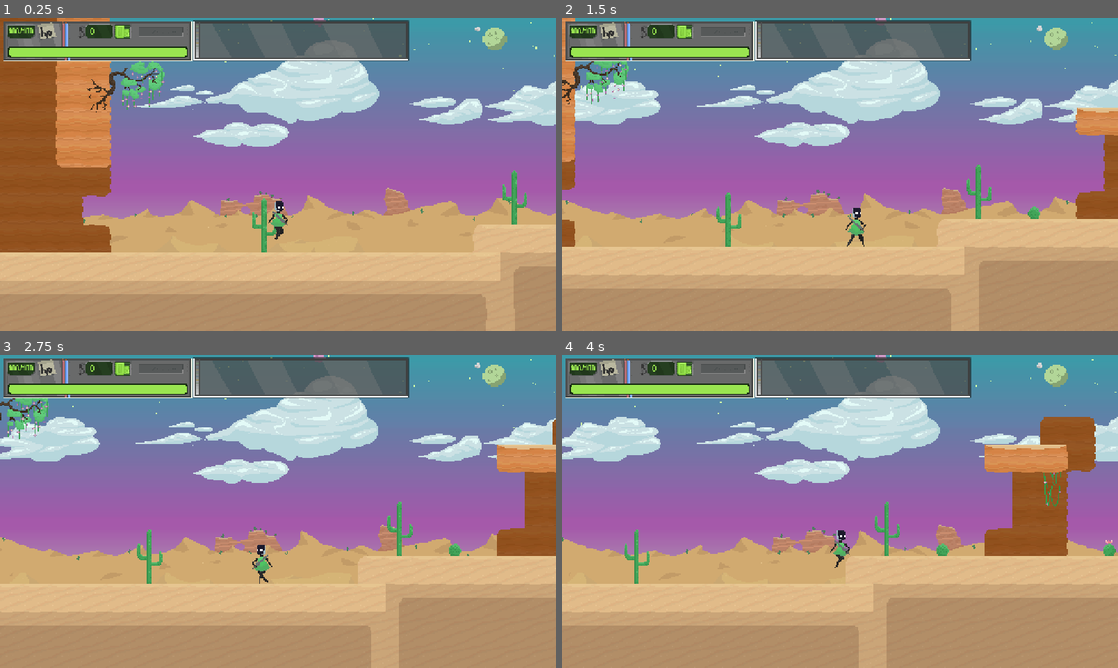
Above: before the commit, frames 1-4 (two rows, left to right).
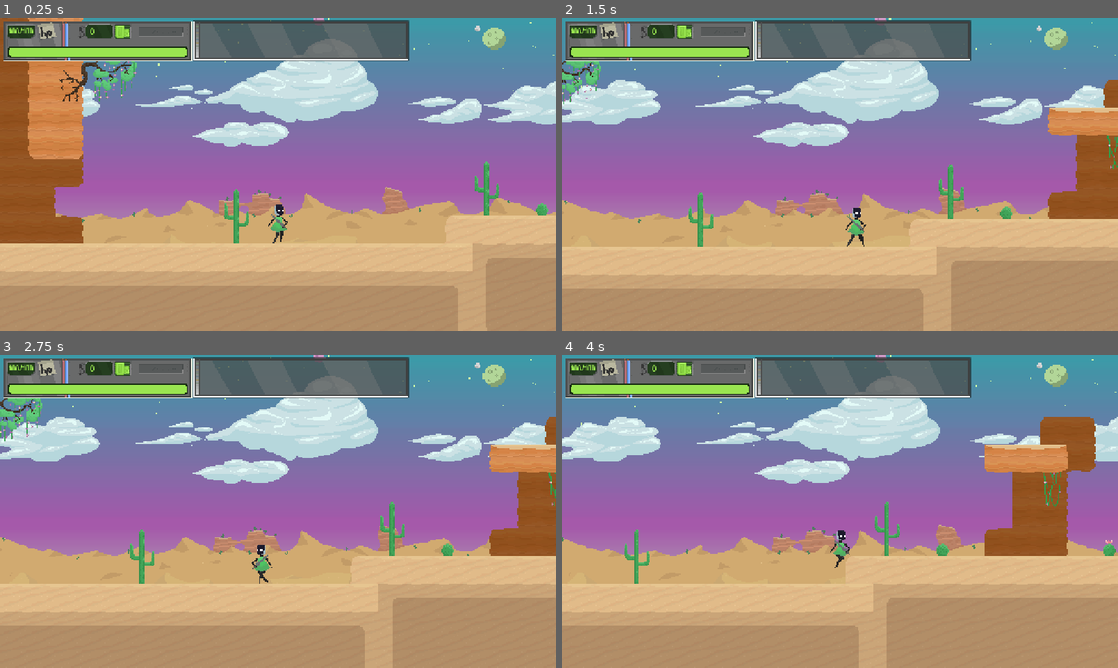
Above: after the commit, the same moments.

Repository: platworki/planet-runner
Game: Godot game, scene res://scenes/world.tscn
Same seed, same stepped clock (60 frames per second), same inputs: the game is played once before the commit and once after it. Sound files missing from this copy of the repository are replaced by a short silence.
Inputs (mouse positions are in pixels of both pictures, inside the frame that each line leads up to):
- Up to frame 1 (0.25 s): no input
- Up to frame 2 (1.5 s): move the mouse to (962, 158) at 0.52 s; hold E (pickup) 0.53-1.28 s; hold D (move_right) from 0.53 s (still down); click (962, 158) at 0.6 s; tap Space (jump) at 0.77 s; move the mouse to (728, 190) at 1.27 s; tap E (pickup) at 1.35 s
- Up to frame 3 (2.75 s): tap Space (jump) at 1.52 s; click (166, 527) at 1.55 s; move the mouse to (333, 442) at 2.02 s; release D (move_right) at 2.03 s; hold A (move_left) from 2.03 s (still down); hold E (pickup) from 2.03 s (still down); click (333, 442) at 2.1 s
- Up to frame 4 (4 s): move the mouse to (812, 574) at 2.77 s; release A (move_left) at 2.78 s; release E (pickup) at 2.78 s; hold D (move_right) from 2.78 s (still down); tap Shift (dash) at 2.85 s; tap Space (jump) at 3.02, 3.77 s; click (812, 574) at 3.05 s; move the mouse to (1006, 558) at 3.52 s; hold E (pickup) from 3.53 s (still down)

The runs differ from the first frame. In frame 1, 12% of the frame differs, in the area x 0-100%, y 0-100%; in frame 2, 6.3%; in frame 3, 2.7%; in frame 4, less than 0.1%.

Commit message:
1 day left

Diff:
--- a/scenes/enemies/fire_elemental.tscn
+++ b/scenes/enemies/fire_elemental.tscn
@@ -2,7 +2,7 @@
 
 [ext_resource type="Script" uid="uid://cwhqbl6psytrf" path="res://scripts/enemies/fire_elemental.gd" id="1_a737n"]
 [ext_resource type="Script" uid="uid://dpcthuo7kn7pi" path="res://scripts/take_dmg_from_enemy.gd" id="2_dm21t"]
-[ext_resource type="PackedScene" uid="uid://guec2ebes6xr" path="res://scenes/fireprojectile.tscn" id="2_fdp3n"]
+[ext_resource type="PackedScene" uid="uid://guec2ebes6xr" path="res://scenes/enemies/fireprojectile.tscn" id="2_fdp3n"]
 [ext_resource type="Texture2D" uid="uid://b48tp4jg53usg" path="res://assets/sprites/Enemies/Fire Elemental/get-hit-fireE-Sheet - Copy.png" id="4_fdp3n"]
 [ext_resource type="Texture2D" uid="uid://cn1pfl6fku223" path="res://assets/sprites/Enemies/Fire Elemental/death_fireE-Sheet.png" id="4_gsw22"]
 [ext_resource type="Texture2D" uid="uid://cc04sq7uhtbi8" path="res://assets/sprites/Enemies/Fire Elemental/melee-fireE-Sheet.png" id="5_a737n"]
--- a/scenes/enemies/snek.tscn
+++ b/scenes/enemies/snek.tscn
@@ -13,6 +13,10 @@
 [ext_resource type="Script" uid="uid://butw8fmubkqon" path="res://scripts/take_dmg_from_enemy_boss.gd" id="10_d127w"]
 [ext_resource type="Script" uid="uid://de2vaes4vterk" path="res://scripts/enemies/melee_damage_boss.gd" id="11_a6rat"]
 [ext_resource type="Script" uid="uid://dvvabkf61bxoj" path="res://scripts/enemies/parry_damage_boss.gd" id="12_uiupq"]
+[ext_resource type="AudioStream" uid="uid://bovgnooopwcgk" path="res://assets/sounds/Boss/parry.mp3" id="14_jq4mg"]
+[ext_resource type="AudioStream" uid="uid://d0mpx2nee6cfq" path="res://assets/sounds/Boss/portal.mp3" id="15_8iwby"]
+[ext_resource type="AudioStream" uid="uid://c165fwpuj01np" path="res://assets/sounds/Boss/fire1.wav" id="16_6cmwa"]
+[ext_resource type="AudioStream" uid="uid://d172pypwa26by" path="res://assets/sounds/shield_crack.wav" id="18_hudss"]
 
 [sub_resource type="AtlasTexture" id="AtlasTexture_b2odv"]
 atlas = ExtResource("3_37bjw")
@@ -805,6 +809,35 @@
 [node name="Invincibility" type="Timer" parent="."]
 wait_time = 0.1
 one_shot = true
+
+[node name="Audio" type="Node" parent="."]
+
+[node name="Parry" type="AudioStreamPlayer" parent="Audio"]
+stream = ExtResource("14_jq4mg")
+volume_db = -6.0
+max_polyphony = 5
+bus = &"SFX"
+
+[node name="Portal" type="AudioStreamPlayer" parent="Audio"]
+stream = ExtResource("15_8iwby")
+volume_db = -12.0
+pitch_scale = 1.1
+max_polyphony = 5
+bus = &"SFX"
+
+[node name="Melee" type="AudioStreamPlayer" parent="Audio"]
+stream = ExtResource("16_6cmwa")
+volume_db = -12.0
+pitch_scale = 0.6
+max_polyphony = 5
+bus = &"SFX"
+
+[node name="ShieldCrack" type="AudioStreamPlayer" parent="Audio"]
+stream = ExtResource("18_hudss")
+volume_db = -3.0
+pitch_scale = 0.65
+max_polyphony = 5
+bus = &"SFX"
 
 [connection signal="animation_finished" from="Position/AnimatedSprite2D" to="." method="_on_animated_sprite_2d_animation_finished"]
 [connection signal="frame_changed" from="Position/AnimatedSprite2D" to="." method="_on_animated_sprite_2d_frame_changed"]
--- a/scenes/enemies/spawner_cloud.tscn
+++ b/scenes/enemies/spawner_cloud.tscn
@@ -1,8 +1,10 @@
-[gd_scene load_steps=28 format=3 uid="uid://mavn8s3vlntc"]
+[gd_scene load_steps=30 format=3 uid="uid://mavn8s3vlntc"]
 
 [ext_resource type="Script" uid="uid://b7ceq4ajcq148" path="res://scripts/enemies/spawner_cloud.gd" id="1_aw1y2"]
 [ext_resource type="Texture2D" uid="uid://cjocjtl2q1l0f" path="res://assets/sprites/Enemies/Boss/spawner_cloud.png" id="1_bu0y8"]
 [ext_resource type="PackedScene" uid="uid://d2pltadfw4n3e" path="res://scenes/enemies/voidfireball.tscn" id="2_2upw4"]
+[ext_resource type="AudioStream" uid="uid://ctkl5xxmbgagl" path="res://assets/sounds/Fire Elemental/fireball.mp3" id="4_pcwum"]
+[ext_resource type="AudioStream" uid="uid://d0mpx2nee6cfq" path="res://assets/sounds/Boss/portal.mp3" id="5_8xqae"]
 
 [sub_resource type="AtlasTexture" id="AtlasTexture_aw1y2"]
 atlas = ExtResource("1_bu0y8")
@@ -192,4 +194,17 @@
 [node name="Muzzle" type="Marker2D" parent="."]
 position = Vector2(-2, -85)
 
+[node name="Fireball" type="AudioStreamPlayer" parent="."]
+stream = ExtResource("4_pcwum")
+volume_db = -12.0
+max_polyphony = 5
+bus = &"SFX"
+
+[node name="AppearPortal" type="AudioStreamPlayer" parent="."]
+stream = ExtResource("5_8xqae")
+volume_db = -16.0
+pitch_scale = 0.47
+max_polyphony = 5
+bus = &"SFX"
+
 [connection signal="animation_finished" from="AnimatedSprite2D" to="." method="_on_animated_sprite_2d_animation_finished"]
--- a/scenes/player.tscn
+++ b/scenes/player.tscn
@@ -15,6 +15,7 @@
 [ext_resource type="Texture2D" uid="uid://8ljsb2d3rlx3" path="res://assets/sprites/new-and-improved-LEGS-sheet.png" id="10_jej6c"]
 [ext_resource type="Texture2D" uid="uid://b50rjr1y6isk" path="res://assets/sprites/death_spritesheet_legs.png" id="11_f1ej7"]
 [ext_resource type="AudioStream" uid="uid://cpxg8mvfxkqgd" path="res://assets/sounds/BeepBox-Song.wav" id="15_a8ls1"]
+[ext_resource type="AudioStream" uid="uid://bdf0mt3r7aspc" path="res://assets/sounds/Boss/dragon-studio-lightning-spell-386163.mp3" id="16_fulsm"]
 [ext_resource type="AudioStream" uid="uid://d172pypwa26by" path="res://assets/sounds/shield_crack.wav" id="16_qfm1y"]
 
 [sub_resource type="RectangleShape2D" id="RectangleShape2D_tuyoq"]
@@ -1636,15 +1637,22 @@
 position = Vector2(0.875, -21.5025)
 shape = SubResource("RectangleShape2D_dqkch")
 
-[node name="Shield charge" type="AudioStreamPlayer" parent="."]
+[node name="ShieldCharge" type="AudioStreamPlayer" parent="."]
 stream = ExtResource("15_a8ls1")
 volume_db = -15.005
 max_polyphony = 2
 bus = &"SFX"
 
-[node name="Shield break" type="AudioStreamPlayer" parent="."]
+[node name="ShieldBreak" type="AudioStreamPlayer" parent="."]
 stream = ExtResource("16_qfm1y")
-volume_db = -2.0
+volume_db = -6.0
+max_polyphony = 2
+bus = &"SFX"
+
+[node name="Death" type="AudioStreamPlayer" parent="."]
+stream = ExtResource("16_fulsm")
+volume_db = -14.0
+pitch_scale = 0.7
 max_polyphony = 2
 bus = &"SFX"
 
--- a/scenes/ui/UI.tscn
+++ b/scenes/ui/UI.tscn
@@ -1,14 +1,16 @@
-[gd_scene load_steps=9 format=3 uid="uid://c4wwtt3b6puos"]
+[gd_scene load_steps=13 format=3 uid="uid://c4wwtt3b6puos"]
 
 [ext_resource type="Script" uid="uid://cmt1auyogqsqv" path="res://scripts/ui/ui.gd" id="1_d2gw2"]
 [ext_resource type="FontFile" uid="uid://clisj16mb204t" path="res://assets/sprites/Fonts/windows-bold[1].ttf" id="2_dqg8s"]
 [ext_resource type="Texture2D" uid="uid://cjhn8uldh2j6n" path="res://assets/sprites/hp_bar.png" id="2_nnfdp"]
 [ext_resource type="Texture2D" uid="uid://baprf03dqj8d3" path="res://assets/sprites/hp_progress_bar.png" id="3_s64wo"]
 [ext_resource type="Texture2D" uid="uid://5yyuj5ey0fsp" path="res://assets/sprites/item_background.png" id="4_s64wo"]
+[ext_resource type="Texture2D" uid="uid://lvbfe7jh668" path="res://assets/sprites/Enemies/Boss/boss1_hp_bar.png" id="6_j3nm3"]
+[ext_resource type="Texture2D" uid="uid://hu2lli0f4tgj" path="res://assets/sprites/Enemies/Boss/boss1_hp_pink_stuff.png" id="7_p6rkd"]
 
 [sub_resource type="FontVariation" id="FontVariation_tnv4l"]
 base_font = ExtResource("2_dqg8s")
-variation_transform = Transform2D(1, 0, 0, 0.99, 0, 0)
+variation_transform = Transform2D(1, 0, 0, 0.96, 0, 0)
 
 [sub_resource type="LabelSettings" id="LabelSettings_s64wo"]
 font = SubResource("FontVariation_tnv4l")
@@ -20,6 +22,19 @@
 font_size = 19
 font_color = Color(0.6, 0.8980392, 0.3137255, 1)
 
+[sub_resource type="FontVariation" id="FontVariation_j3nm3"]
+base_font = ExtResource("2_dqg8s")
+variation_transform = Transform2D(1, 0, 0, 0.96, 0, 0)
+spacing_glyph = 1
+
+[sub_resource type="LabelSettings" id="LabelSettings_dqg8s"]
+font = SubResource("FontVariation_j3nm3")
+font_size = 21
+font_color = Color(0.92286307, 0.6066588, 0.82015365, 1)
+outline_size = 2
+outline_color = Color(0.047058824, 0, 0, 1)
+shadow_size = 0
+
 [node name="UI" type="CanvasLayer"]
 script = ExtResource("1_d2gw2")
 
@@ -30,6 +45,7 @@
 anchor_bottom = 1.0
 grow_horizontal = 2
 grow_vertical = 2
+mouse_filter = 2
 metadata/_edit_use_anchors_ = true
 
 [node name="HPcontainer" type="Control" parent="UIcontainer"]
@@ -39,6 +55,7 @@
 offset_right = 521.0
 offset_bottom = 119.0
 size_flags_vertical = 3
+mouse_filter = 2
 
 [node name="HPlabel" type="Label" parent="UIcontainer/HPcontainer"]
 z_index = 1
@@ -56,7 +73,6 @@
 horizontal_alignment = 1
 justification_flags = 171
 text_direction = 1
-metadata/_edit_use_anchors_ = true
 
 [node name="CurrencyLabel" type="Label" parent="UIcontainer/HPcontainer"]
 z_index = 1
@@ -84,6 +100,7 @@
 offset_top = 5.0
 offset_right = 941.7079
 offset_bottom = 99.0
+mouse_filter = 2
 
 [node name="TextureRect" type="TextureRect" parent="UIcontainer/ItemBar"]
 layout_mode = 2
@@ -100,3 +117,49 @@
 theme_override_constants/h_separation = 3
 theme_override_constants/v_separation = 3
 columns = 17
+
+[node name="BossContainer" type="Control" parent="UIcontainer"]
+custom_minimum_size = Vector2(1236, 105)
+layout_mode = 1
+anchors_preset = 7
+anchor_left = 0.5
+anchor_top = 1.0
+anchor_right = 0.5
+anchor_bottom = 1.0
+offset_left = -618.0
+offset_top = -105.0
+offset_right = 618.0
+grow_horizontal = 2
+grow_vertical = 0
+
+[node name="BossHPLabel" type="Label" parent="UIcontainer/BossContainer"]
+self_modulate = Color(1, 1, 1, 0)
+z_index = 1
+layout_mode = 1
+anchors_preset = -1
+anchor_left = 0.0578125
+anchor_right = 0.17890625
+offset_left = -0.00025177002
+offset_top = 19.715
+offset_right = -0.0002593994
+offset_bottom = 48.714977
+text = "90/100"
+label_settings = SubResource("LabelSettings_dqg8s")
+horizontal_alignment = 1
+justification_flags = 171
+text_direction = 1
+metadata/_edit_use_anchors_ = true
+
+[node name="BossHealthBar" type="TextureProgressBar" parent="UIcontainer/BossContainer"]
+custom_minimum_size = Vector2(0, 105)
+layout_mode = 1
+anchors_preset = 10
+anchor_right = 1.0
+offset_bottom = 105.0
+grow_horizontal = 2
+mouse_filter = 2
+step = 0.1
+value = 100.0
+nine_patch_stretch = true
+texture_under = ExtResource("6_j3nm3")
+texture_progress = ExtResource("7_p6rkd")
--- a/scenes/world.tscn
+++ b/scenes/world.tscn
@@ -1160,7 +1160,7 @@
 unique_name_in_owner = true
 physics_interpolation_mode = 1
 z_index = 6
-position = Vector2(4992, -64)
+position = Vector2(5024, -32)
 platform_on_leave = 1
 safe_margin = 0.01
 
@@ -1303,7 +1303,7 @@
 position = Vector2(5792, -192)
 
 [node name="RangedSpawnPoint16" type="Marker2D" parent="BossArena/CloudSpawnPoints" groups=["BossPSpawn"]]
-position = Vector2(5376, -192)
+position = Vector2(5408, -192)
 
 [node name="RangedSpawnPoint17" type="Marker2D" parent="BossArena/CloudSpawnPoints" groups=["BossPSpawn"]]
 position = Vector2(5568, -64)
--- a/scripts/boss_arena_manager.gd
+++ b/scripts/boss_arena_manager.gd
@@ -27,6 +27,7 @@
 
 		# IF BOSS IS NOT STARTED: Start sequence
 		if not is_active:
+			player.z_index = 14
 			start_boss_sequence()
 
 func start_boss_sequence() -> void:
@@ -43,14 +44,20 @@
 	invisible_wall.set_deferred("disabled", false)
 	spawn_boss()
 
-
+# Inside boss_arena_manager.gd
 func spawn_boss() -> void:
 	var boss = boss_scene.instantiate()
 	boss.global_position = left_arena_boundary.global_position + Vector2(300, 0)
-	# Connect the death signal so the door knows when to open
 	boss.boss_died.connect(_on_boss_defeated)
+	# Get the UI and register the boss
+	# Adjust this path depending on where your UI node lives
+	var ui = get_tree().get_first_node_in_group("UI")
+	if ui:
+		ui.register_boss(boss)
 
+	await get_tree().create_timer(2.0).timeout
 	get_parent().get_parent().add_child(boss)
+
 
 func _on_boss_defeated() -> void:
 	boss_defeated = true
--- a/scripts/enemies/boss.gd
+++ b/scripts/enemies/boss.gd
@@ -12,7 +12,7 @@
 	DISAPPEARING
 }
 
-const MAX_HEALTH = 400
+const MAX_HEALTH = 500
 var HEALTH = MAX_HEALTH
 var DAMAGE = 15
 var MELEE_DAMAGE = 30
@@ -21,18 +21,23 @@
 var current_state = State.HIDDEN
 var is_boss = true # For reality eraser immunity
 var is_invincible = false
+var is_player_dead = false
 
 @onready var position_node: Node2D = $Position
-@onready var body_hitbox_area: Area2D = $Position/BodyHitboxArea
 @onready var main_hitbox: CollisionShape2D = $Position/BodyHitboxArea/BodyHitbox
 @onready var melee_hitbox: CollisionShape2D = $Position/MeleeHitboxArea/MeleeHitbox
+@onready var parry_hitbox: CollisionShape2D = $Position/ParryHitboxArea/ParryHitbox
+@onready var parry_check_hitbox: CollisionShape2D = $Position/ParryCheckArea/CollisionShape2D
+@onready var animated_sprite: AnimatedSprite2D = $Position/AnimatedSprite2D
+@onready var parry_check_area: Area2D = $Position/ParryCheckArea
+@onready var body_hitbox_area: Area2D = $Position/BodyHitboxArea
 @onready var state_timer: Timer = $StateTimer
-@onready var parry_hitbox: CollisionShape2D = $Position/ParryHitboxArea/ParryHitbox
-@onready var animated_sprite: AnimatedSprite2D = $Position/AnimatedSprite2D
+@onready var p3_timer: Timer = $P3Timer
 @onready var invincibility: Timer = $Invincibility
-@onready var parry_check_area: Area2D = $Position/ParryCheckArea
-@onready var parry_check_hitbox: CollisionShape2D = $Position/ParryCheckArea/CollisionShape2D
-@onready var p3_timer: Timer = $P3Timer
+@onready var parry_sfx: AudioStreamPlayer = $Audio/Parry
+@onready var portal_sfx: AudioStreamPlayer = $Audio/Portal
+@onready var melee_sfx: AudioStreamPlayer = $Audio/Melee
+@onready var shield_crack_sfx: AudioStreamPlayer = $Audio/ShieldCrack
 
 var last_state = State.HIDDEN
 var repeat_count = 0
@@ -44,7 +49,8 @@
 
 func _ready() -> void:
 	player = get_tree().get_first_node_in_group("Player")
-
+	if player:
+		player.player_died.connect(_on_player_died)
 	# Metadata for regular damage
 	body_hitbox_area.set_meta("entity",self)
 	# Metadata for parry check
@@ -52,7 +58,6 @@
 	parry_check_area.set_meta("is_parry", true)
 
 	enter_hidden()
-	player.z_index = 14
 
 func enter_hidden():
 	current_state = State.HIDDEN
@@ -60,7 +65,8 @@
 	# Reset position far away just in case of ghost frames
 	global_position = Vector2(-1000, -1000)
 	main_hitbox.set_deferred("disabled", true)
-	_on_attack_finished()
+	if not is_player_dead:
+		_on_attack_finished()
 
 func _on_state_timer_timeout() -> void:
 	determine_next_move()
@@ -153,8 +159,8 @@
 	if nearby_points.size() > 0:
 		var point = nearby_points.pick_random()
 		var cloud = cloud_scene.instantiate()
+		cloud.global_position = point.global_position
 		get_parent().add_child(cloud)
-		cloud.global_position = point.global_position
 		return cloud # Return it so we can connect signals if needed
 	return null
 
@@ -211,6 +217,8 @@
 	# Ensure animation starts at Frame 0 to prevent "frame skipping"
 	animated_sprite.frame = 0
 	animated_sprite.play("ExitPortal")
+	portal_sfx.pitch_scale = randf_range(0.6,0.8)
+	portal_sfx.play()
 	# Small yield to ensure position is set before drawing
 	await get_tree().process_frame
 	visible = true
@@ -223,6 +231,20 @@
 	spawn_cloud_logic()
 
 	p3_timer.start(randf_range(2.5, 4.0))
+
+func _on_player_died():
+	# 1. Set the flag so we know the player is gone
+	is_player_dead = true
+
+	# 2. Stop the Phase 3 chaotic spawns immediately
+	p3_timer.stop()
+
+	# 3. Stop the state timer so no NEW moves are chosen
+	state_timer.stop()
+
+	# Note: We do NOT call disappear() here.
+	# We let the current animation finish its natural course.
+	print("Player died. Boss is finishing current move and idling.")
 
 func _on_animated_sprite_2d_animation_finished() -> void:
 	var anim = animated_sprite.animation
@@ -244,6 +266,8 @@
 			enter_hidden()
 		"EnterParry":
 			current_state = State.STUNNED
+			shield_crack_sfx.pitch_scale = randf_range(0.6,0.9)
+			shield_crack_sfx.play()
 			animated_sprite.play("ParryStagger")
 
 func _on_animated_sprite_2d_frame_changed() -> void:
@@ -253,6 +277,8 @@
 	# --- MELEE HITBOX ---
 	if anim == "Melee":
 		if frame == 6:
+			melee_sfx.pitch_scale = randf_range(0.75,1.2)
+			melee_sfx.play()
 			melee_hitbox.set_deferred("disabled", false)
 		if frame == 9:
 			melee_hitbox.set_deferred("disabled", true)
@@ -277,6 +303,8 @@
 # --- THE PARRY SYSTEM ---
 
 func start_parry_window():
+	parry_sfx.pitch_scale = randf_range(0.8,1.1)
+	parry_sfx.play()
 	animated_sprite.play("EnterParry")
 
 func _on_invincibility_timeout() -> void:
@@ -285,6 +313,9 @@
 # --- COMBAT ---
 
 func _on_attack_finished():
+	if is_player_dead:
+		return
+
 	var hp_ratio = float(HEALTH) / MAX_HEALTH
 	var cooldown_time = 1.0 # Base cooldown
 
@@ -320,6 +351,8 @@
 
 func disappear():
 	animated_sprite.play("EnterPortal")
+	portal_sfx.pitch_scale = randf_range(1.0,1.2)
+	portal_sfx.play()
 
 func take_damage(amount: int, _attacker_pos: Vector2, _kb: float = 1.0):
 	if animated_sprite.animation == "EnterParry" and animated_sprite.frame:
@@ -331,7 +364,7 @@
 	if is_invincible:
 		return
 
-	Effects.play_hit_flash(animated_sprite,Color(10,0,0,1),0.3)
+	Effects.play_hit_flash(animated_sprite,Color(1.116, 0.027, 0.0, 1.0),0.3)
 
 	invincibility.start()
 	HEALTH -= amount
--- a/scripts/enemies/spawner_cloud.gd
+++ b/scripts/enemies/spawner_cloud.gd
@@ -2,9 +2,11 @@
 
 signal cloud_finished
 
-@onready var sprite = $AnimatedSprite2D
-@onready var muzzle = $Muzzle
-@onready var shot_timer = $ShotTimer
+@onready var sprite: AnimatedSprite2D = $AnimatedSprite2D
+@onready var muzzle: Marker2D = $Muzzle
+@onready var shot_timer: Timer = $ShotTimer
+@onready var fireball_sfx: AudioStreamPlayer = $Fireball
+@onready var appear_portal_sfx: AudioStreamPlayer = $AppearPortal
 
 @export var fireball_scene: PackedScene # Drag your fireball.tscn her
 
@@ -14,6 +16,8 @@
 func _ready() -> void:
 	player = get_tree().get_first_node_in_group("Player")
 	sprite.play("Open")
+	appear_portal_sfx.pitch_scale = randf_range(0.5,0.7)
+	appear_portal_sfx.play(0.1)
 	# Start shooting shortly after opening
 	get_tree().create_timer(0.8).timeout.connect(fire_sequence)
 
@@ -35,6 +39,8 @@
 	fireball.direction = dir
 	fireball.rotation = dir.angle()
 
+	Effects.play_sound(fireball_sfx.stream,0.3)
+
 	get_parent().add_child(fireball)
 
 func _on_animated_sprite_2d_animation_finished() -> void:
--- a/scripts/juice.gd
+++ b/scripts/juice.gd
@@ -26,8 +26,26 @@
 	await get_tree().create_timer(duration * time_scale).timeout
 	Engine.time_scale = 1.0
 
-func play_screen_flash(duration: float = 0.3, max_alpha: float = 0.8):
+func play_screen_flash(duration: float = 0.3, max_alpha: float = 0.6):
 	var tween = create_tween()
 	# Ensure the rect is white
-	screen_flash_rect.self_modulate = Color(7, 7, 7, max_alpha)
+	screen_flash_rect.self_modulate = Color(1, 1, 1, max_alpha)
 	tween.tween_property(screen_flash_rect, "self_modulate:a", 0.0, duration).set_trans(Tween.TRANS_CUBIC)
+
+# Change 'audio' to 'stream' so we pass the file, not the node
+func play_sound(stream: AudioStream, pitch_range: float = 0.0):
+	if not stream:
+		return
+
+	# Create a brand new, temporary audio player
+	var new_player = AudioStreamPlayer.new()
+	new_player.stream = stream
+
+	if pitch_range > 0:
+		new_player.pitch_scale = randf_range(1.0 - pitch_range, 1.0 + pitch_range)
+	new_player.volume_db = -15.5
+	get_tree().current_scene.add_child(new_player)
+	new_player.play()
+
+	# Clean up when done
+	new_player.finished.connect(new_player.queue_free)
--- a/scripts/player.gd
+++ b/scripts/player.gd
@@ -1,4 +1,6 @@
 extends CharacterBody2D
+
+signal player_died
 
 # ======================
 # === CONFIGURATION ====
@@ -69,8 +71,9 @@
 @onready var dash_sfx: AudioStreamPlayer = $"../Audio/Dash"
 @onready var double_jump_sfx: AudioStreamPlayer = $"../Audio/DoubleJump"
 @onready var footsteps_sfx: AudioStreamPlayer = $"../Audio/Footsteps"
-@onready var shield_charge_sfx: AudioStreamPlayer = $"Shield charge"
-@onready var shield_break_sfx: AudioStreamPlayer = $"Shield break"
+@onready var shield_charge_sfx: AudioStreamPlayer = $ShieldCharge
+@onready var shield_break_sfx: AudioStreamPlayer = $ShieldBreak
+@onready var death_sfx: AudioStreamPlayer = $Death
 
 
 # ======================
@@ -603,12 +606,15 @@
 	knockback_time.start()
 
 func die():
+	player_died.emit()
 	print("You died!")
 	Engine.time_scale = 0.5
 	set_physics_process(false)
 	torso_animation.play("Death")
 	legs_animation.play("Death")
 	player_body.set_deferred("disabled", true)
+	await get_tree().create_timer(0.1).timeout
+	death_sfx.play(0.1)
 	await torso_animation.animation_finished
 	Engine.time_scale = 1
 	SceneTransitions.fade_to_scene_black("res://scenes/menu.tscn")
--- a/scripts/ui/ui.gd
+++ b/scripts/ui/ui.gd
@@ -1,18 +1,20 @@
 extends CanvasLayer
 
-var MAX_BAR_WIDTH = 0
 const ITEM_SLOT_SIZE = 32  # Pixel size of each item slot
 
 @onready var currency_label: Label = $UIcontainer/HPcontainer/CurrencyLabel
 @onready var health_bar: TextureProgressBar = $UIcontainer/HPcontainer/HealthBar
 @onready var hp_label: Label = $UIcontainer/HPcontainer/HPlabel
 @onready var item_grid: GridContainer = $UIcontainer/ItemBar/TextureRect/ItemGrid
+@onready var boss_container: Control = $UIcontainer/BossContainer
+@onready var boss_hp_label: Label = $UIcontainer/BossContainer/BossHPLabel
+@onready var boss_health_bar: TextureProgressBar = $UIcontainer/BossContainer/BossHealthBar
 
 var player_node = null
+var current_boss = null
 
 func _ready() -> void:
 	await get_tree().process_frame
-	MAX_BAR_WIDTH = health_bar.max_value
 
 func _process(_delta: float) -> void:
 	if player_node == null:
@@ -22,6 +24,36 @@
 		return
 	update_health_bar()
 	update_currency()
+
+	if current_boss != null and is_instance_valid(current_boss):
+		update_boss_bar()
+	elif boss_container.visible:
+		boss_container.visible = false
+# Call this from your Boss Manager or the Boss's _ready()
+
+func register_boss(boss_node):
+	current_boss = boss_node
+
+	boss_container.modulate.a = 0
+	boss_container.visible = true
+
+	var tween = create_tween()
+	tween.tween_property(boss_container, "modulate:a", 1.0, 1).set_trans(Tween.TRANS_SINE)
+	tween.tween_property(boss_hp_label, "self_modulate:a", 1.0, 1.5).set_trans(Tween.TRANS_SINE)
+	# Optional: Animate the bar filling up from 0 to full
+	boss_health_bar.value = 0
+	tween.parallel().tween_property(boss_health_bar, "value", 100, 2).set_trans(Tween.TRANS_QUINT)
+
+func update_boss_bar():
+	# Using the HEALTH and MAX_HEALTH variables from your boss script
+	var health_ratio = float(current_boss.HEALTH) / current_boss.MAX_HEALTH
+	boss_health_bar.value = health_ratio * 100
+	boss_hp_label.text = str(current_boss.HEALTH) + "/" + str(current_boss.MAX_HEALTH)
+	# Optional: Hide if dead
+	if current_boss.HEALTH <= 0:
+		await get_tree().create_timer(3.0).timeout
+		current_boss = null
+		boss_container.visible = false
 
 func update_health_bar() -> void:
 	var current_health = player_node.HEALTH
--- /dev/null
+++ b/shaders/UI.gdshader
@@ -0,0 +1,12 @@
+shader_type canvas_item;
+
+uniform float reveal_amount : hint_range(0.0, 1.0) = 0.0;
+
+void fragment() {
+    // Calculate distance from center (0.5)
+    float dist = abs(UV.x - 0.5);
+    // If the distance is greater than half our reveal amount, hide it
+    if (dist > reveal_amount * 0.5) {
+        discard;
+    }
+}
Binary file added: assets/sprites/Enemies/Boss/boss1_hp_bar.png
Binary file added: assets/sprites/Enemies/Boss/boss1_hp_pink_stuff.png
Renamed: scenes/fireprojectile.tscn -> scenes/enemies/fireprojectile.tscn
Not shown: 1 places in scenes/enemies/snek.tscn that only renumber resources
Not shown: 1 places in scenes/player.tscn that only renumber resources
Not shown, added: shaders/UI.gdshader.uid
